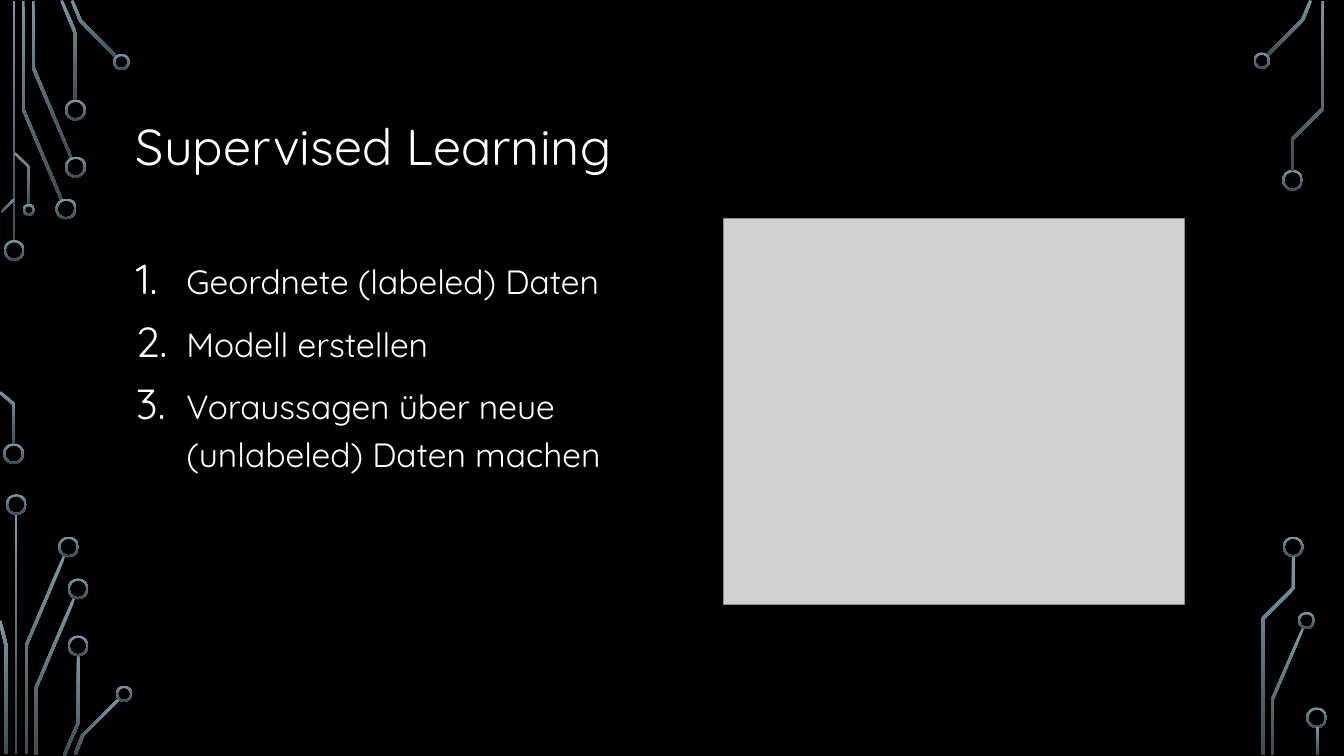
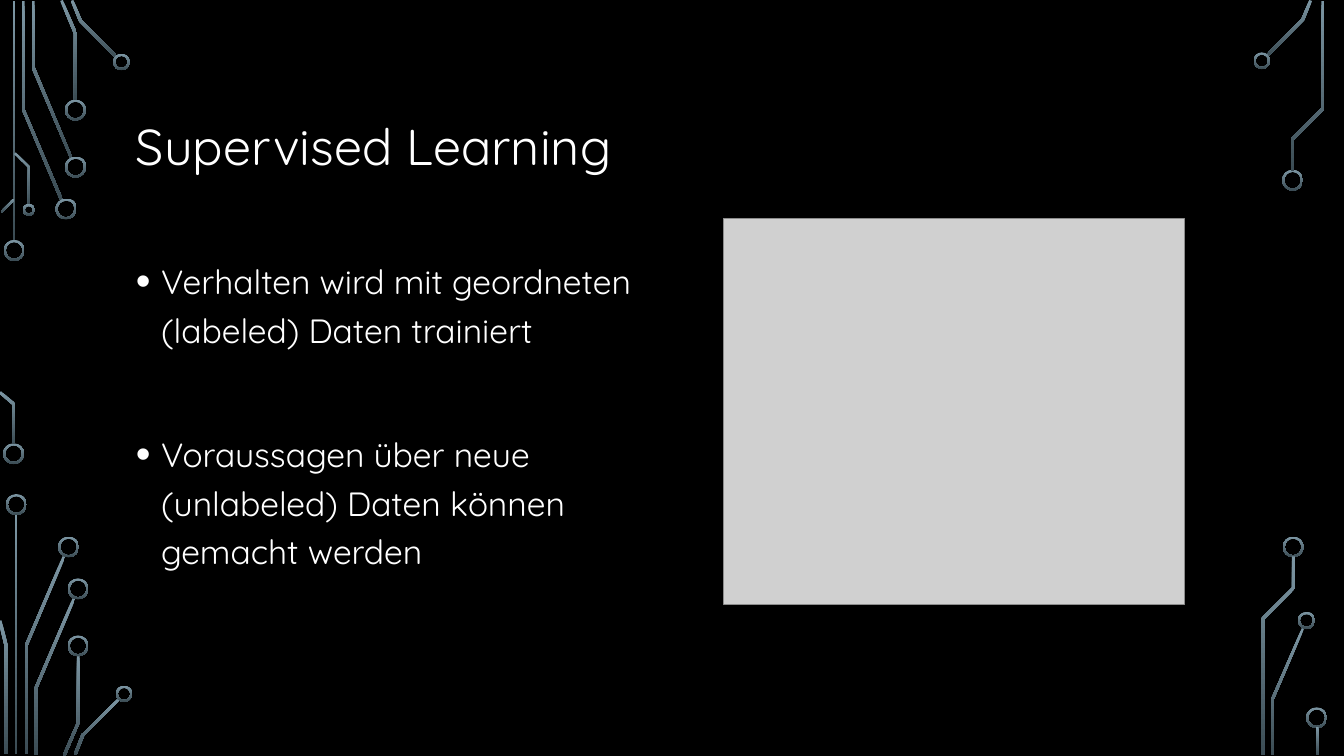
Before and after one commit to hacpro/introduction-machine-learning, a slide deck: slide 30 of presentation.pptx. Drawn at 1344x756 pixels with LibreOffice and Linux fonts; fonts in the diff are those of the drawing; grey boxes stand for pictures; background and template pictures are left out. Boxes give left, top, right and bottom in pixels: in the first picture for what was removed or moved away, otherwise in the second. Text is boxed around its words. In the diff, an @@ line names an element or a change of style, - is before the commit and + after.

Commit message:
Reinforcement learning added.

```diff
--- a/presentation.pptx
+++ b/presentation.pptx
@@ text at bbox=[161, 269, 631, 571]: text changed @@
-1. Geordnete (labeled) Daten
-2. Modell erstellen
-3. Voraussagen über neue
-   (unlabeled) Daten machen
+• Verhalten wird mit geordneten (labeled) Daten trainiert
+• Voraussagen über neue
+  (unlabeled) Daten können gemacht werden
```
Also in this commit, not shown: 3 other slides changed, 1 slide added.
